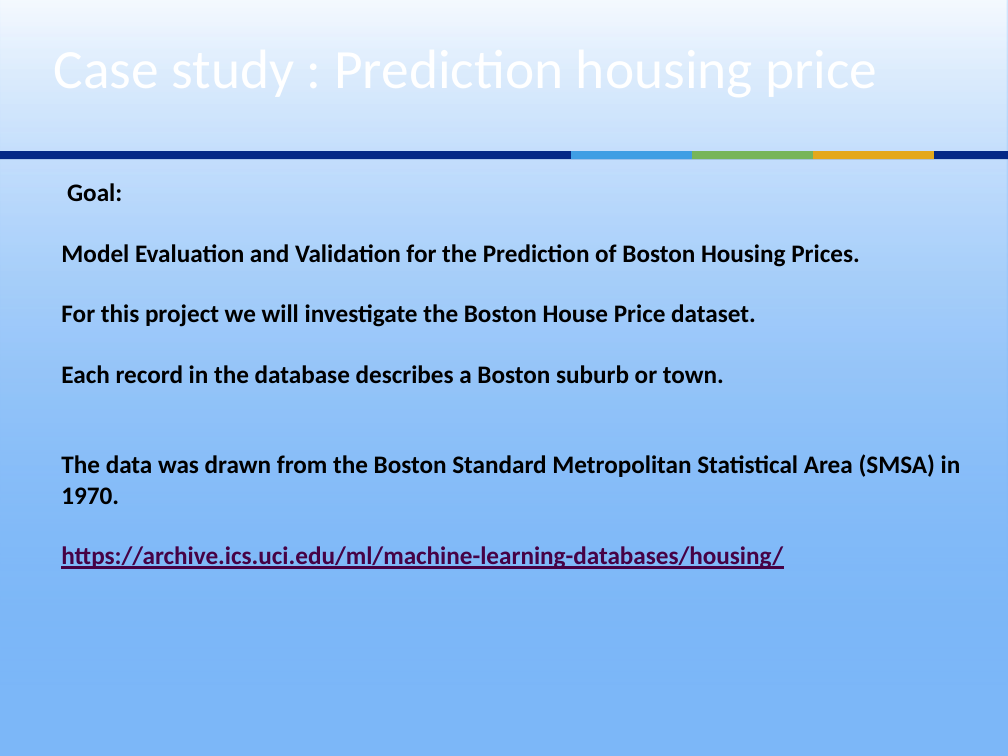
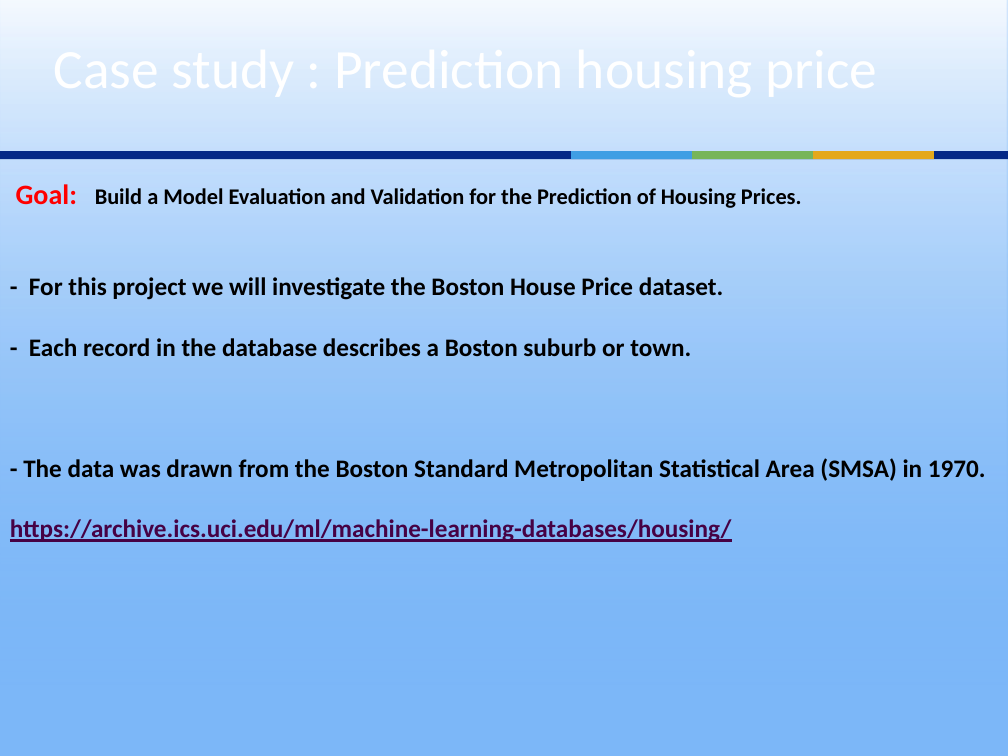
Before and after one commit to ouzarf/seminars, a slide deck: slide 27 of uminho19-ML.pptx (slide 30 before the commit). Drawn at 1008x756 pixels with LibreOffice and Linux fonts; fonts in the diff are those of the drawing. Boxes give left, top, right and bottom in pixels: in the first picture for what was removed or moved away, otherwise in the second. Text is boxed around its words. In the diff, an @@ line names an element or a change of style, - is before the commit and + after.

```diff
--- a/uminho19-ML.pptx
+++ b/uminho19-ML.pptx
@@ text "Goal: Build a Model Evaluation ...": place and size @@
-text "Goal: Build a Model Evaluation ..." at bbox=[61, 183, 961, 569]
+text "Goal: Build a Model Evaluation ..." at bbox=[10, 184, 986, 542]
@@ text at bbox=[16, 184, 986, 481]: text changed @@
-Goal:
-Model Evaluation and Validation for the Prediction of Boston Housing Prices.
-For this project we will investigate the Boston House Price dataset.
-Each record in the database describes a Boston suburb or town.
-The data was drawn from the Boston Standard Metropolitan Statistical Area (SMSA) in 1970.
+Goal: Build a Model Evaluation and Validation for the Prediction of Housing Prices.
+- For this project we will investigate the Boston House Price dataset.
+- Each record in the database describes a Boston suburb or town.
+- The data was drawn from the Boston Standard Metropolitan Statistical Area (SMSA) in 1970.
```
Also in this commit, not shown: 11 other slides changed, 1 slide added, 4 slides removed, 5 other files.
